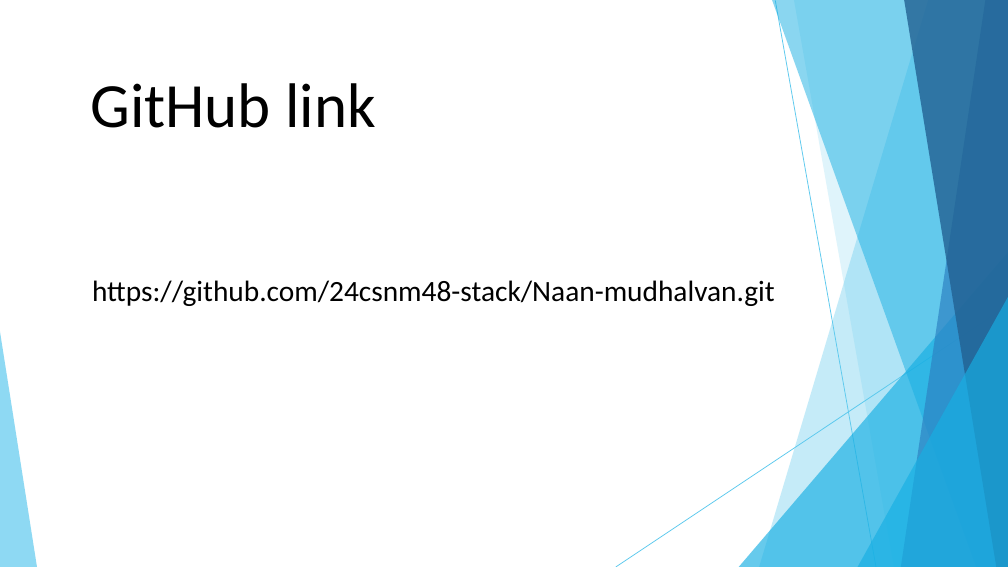
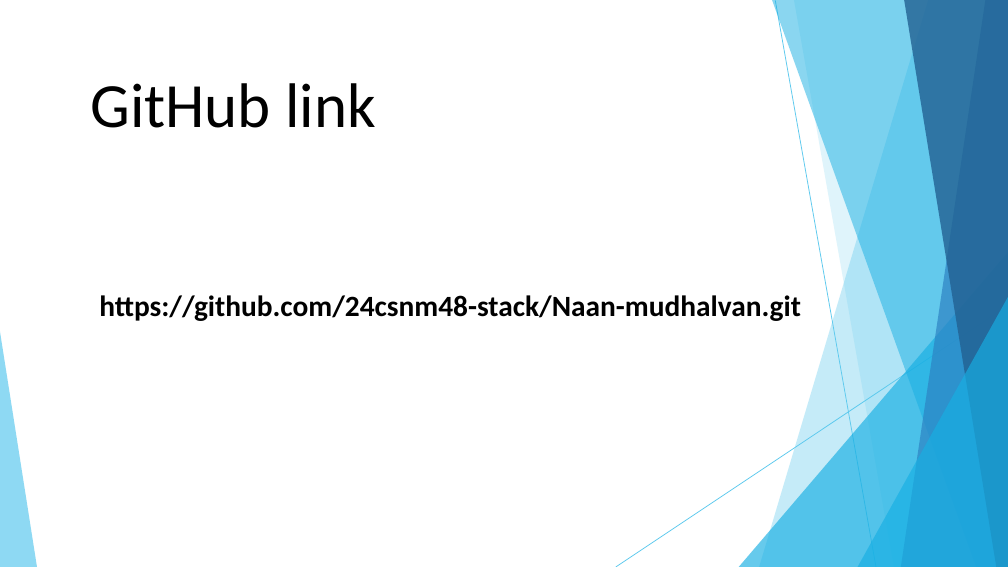
Before and after one commit to 24csnm48-stack/Naan-mudhalvan, a slide deck: slide 12 of PPT FWD TNSDC 2025.pptx. Drawn at 1008x567 pixels with LibreOffice and Linux fonts; fonts in the diff are those of the drawing. Boxes give left, top, right and bottom in pixels: in the first picture for what was removed or moved away, otherwise in the second. Text is boxed around its words. In the diff, an @@ line names an element or a change of style, - is before the commit and + after.

```diff
--- a/PPT FWD TNSDC 2025.pptx
+++ b/PPT FWD TNSDC 2025.pptx
@@ text "https://github.com/24csnm48-stack/Naan-mudhalvan.git": place and size @@
-text "https://github.com/24csnm48-stack/Naan-mudhalvan.git" at bbox=[92, 280, 775, 306]
+text "https://github.com/24csnm48-stack/Naan-mudhalvan.git" at bbox=[99, 295, 801, 321]
@@ text "https://github.com/24csnm48-stack/Naan-mudhalvan.git" at bbox=[99, 295, 801, 321]: bold on @@
```
Also in this commit, not shown: 10 other slides changed, 1 other file.
